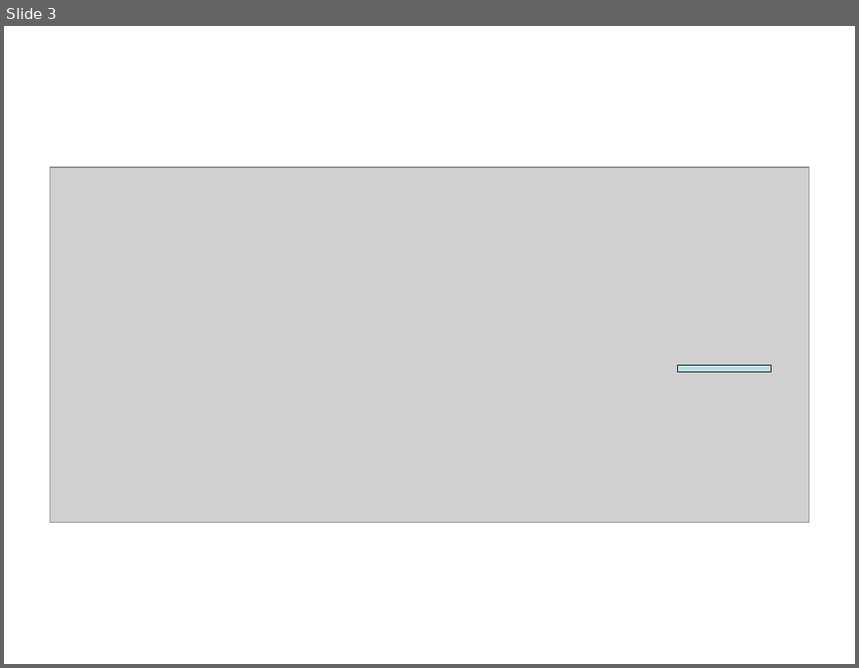
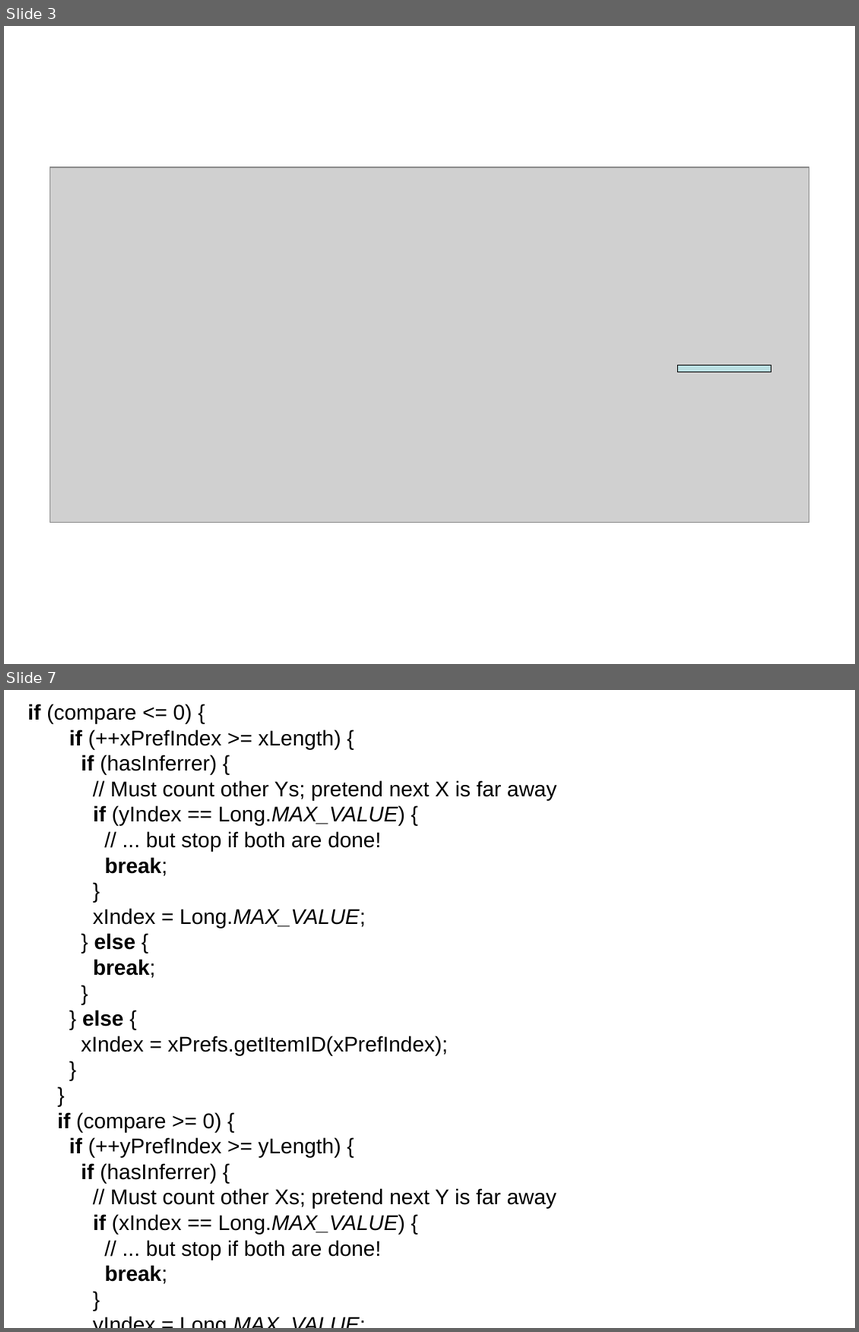
Before and after one commit to tianbaoxing/mahout-nbayes, a slide deck: doc/recommender/PearsonCorrelation.ppt. Shown one above the other, each under a label of ours: slide 3 before the commit, slides 3 and 7 after it; the slides between them are not shown. The pictures are 859x668 and 859x1332 pixels, drawn with LibreOffice and Linux fonts; fonts in the diff are those of the drawing; grey boxes stand for pictures. Boxes give left, top, right and bottom in pixels: in the first picture for what was removed or moved away, otherwise in the second. Text is boxed around its words. In the diff, an @@ line names an element or a change of style, - is before the commit and + after.

```diff
--- a/doc/recommender/PearsonCorrelation.ppt
+++ b/doc/recommender/PearsonCorrelation.ppt
@@ slide 7 added at bbox=[4, 690, 855, 1328], background #FFFFFF @@
@@ text added at bbox=[28, 704, 557, 1284], 18 pt, text #000000 @@
+if (compare <= 0) {
+if (++xPrefIndex >= xLength) {
+if (hasInferrer) {
+// Must count other Ys; pretend next X is far away
+if (yIndex == Long.MAX_VALUE) {
+// ... but stop if both are done!
+break;
+}
+xIndex = Long.MAX_VALUE;
+} else {
+break;
+}
+} else {
+xIndex = xPrefs.getItemID(xPrefIndex);
+}
+}
+if (compare >= 0) {
+if (++yPrefIndex >= yLength) {
+if (hasInferrer) {
+// Must count other Xs; pretend next Y is far away
+if (xIndex == Long.MAX_VALUE) {
+// ... but stop if both are done!
+break;
+}
+yIndex = Long.MAX_VALUE;
+} else {
+break;
+}
+} else {
+yIndex = yPrefs.getItemID(yPrefIndex);
+}
+}
+}
```
Also in this commit, not shown: 8 slides changed, 3 other slides added, 5 other files.
